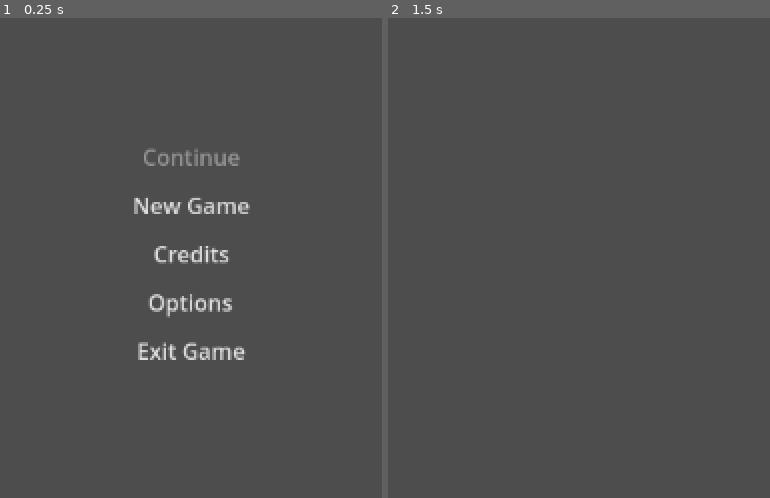
Above: before the commit, frames 1-2 (left to right).
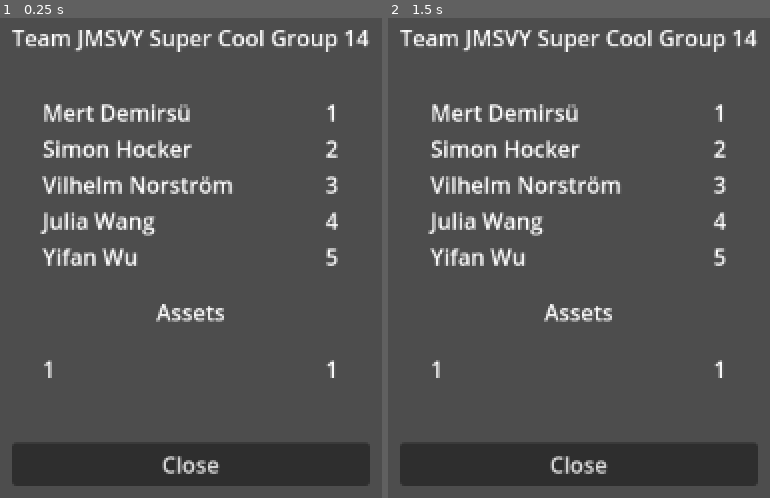
Above: after the commit, the same moments.

Repository: JMSVY-Super-Cool-Group-14/Dye-Chromatic
Game: Godot game, scene res://scenes/main.tscn
Same seed, same stepped clock (60 frames per second), same inputs: the game is played once before the commit and once after it.
Inputs (mouse positions are in pixels of both pictures, inside the frame that each line leads up to):
- Up to frame 1 (0.25 s): no input
- Up to frame 2 (1.5 s): click (579, 253) at 0.5 s, where only the run before the commit has a clickable "Credits"; tap Enter at 1.25 s; move the mouse to (outside the picture) at 1.27 s; hold D (move_right) from 1.28 s (still down); hold F (melee_attack) from 1.28 s (still down)

The runs differ from the first frame. In frame 1, 16% of the frame differs, in the area x 3-97%, y 2-98%; in frame 2, 14%.

Commit message:
Add more to main

Diff:
--- a/src/codeandweb.texturepacker/codeandweb.texturepacker_importer.gd
+++ /dev/null
@@ -1,39 +0,0 @@
-# The MIT License (MIT)
-#
-# Copyright (c) 2018 Andreas Loew / CodeAndWeb GmbH www.codeandweb.com
-#
-# Permission is hereby granted, free of charge, to any person obtaining a copy
-# of this software and associated documentation files (the "Software"), to deal
-# in the Software without restriction, including without limitation the rights
-# to use, copy, modify, merge, publish, distribute, sublicense, and/or sell
-# copies of the Software, and to permit persons to whom the Software is
-# furnished to do so, subject to the following conditions:
-#
-# The above copyright notice and this permission notice shall be included in all
-# copies or substantial portions of the Software.
-#
-# THE SOFTWARE IS PROVIDED "AS IS", WITHOUT WARRANTY OF ANY KIND, EXPRESS OR
-# IMPLIED, INCLUDING BUT NOT LIMITED TO THE WARRANTIES OF MERCHANTABILITY,
-# FITNESS FOR A PARTICULAR PURPOSE AND NONINFRINGEMENT. IN NO EVENT SHALL THE
-# AUTHORS OR COPYRIGHT HOLDERS BE LIABLE FOR ANY CLAIM, DAMAGES OR OTHER
-# LIABILITY, WHETHER IN AN ACTION OF CONTRACT, TORT OR OTHERWISE, ARISING FROM,
-# OUT OF OR IN CONNECTION WITH THE SOFTWARE OR THE USE OR OTHER DEALINGS IN THE
-# SOFTWARE.
-
-@tool
-extends EditorPlugin
-
-var import_plugin_spritesheet = null
-
-func get_name():
-	return "TexturePacker Importer"
-
-
-func _enter_tree():
-	import_plugin_spritesheet = preload("res://addons/codeandweb.texturepacker/texturepacker_import_spritesheet.gd").new()
-	add_import_plugin(import_plugin_spritesheet)
-
-
-func _exit_tree():
-	remove_import_plugin(import_plugin_spritesheet)
-	import_plugin_spritesheet = null
--- a/src/codeandweb.texturepacker/plugin.cfg
+++ /dev/null
@@ -1,8 +0,0 @@
-config_version=3
-[plugin]
-
-name="TexturePacker Importer"
-description="Importer for sprite sheets created using TexturePacker"
-version="4.1.0"
-author="Andreas Loew / CodeAndWeb GmbH"
-script="codeandweb.texturepacker_importer.gd"
--- a/src/codeandweb.texturepacker/texturepacker_import_spritesheet.gd
+++ /dev/null
@@ -1,144 +0,0 @@
-# The MIT License (MIT)
-#
-# Copyright (c) 2018 Andreas Loew / CodeAndWeb GmbH www.codeandweb.com
-#
-# Permission is hereby granted, free of charge, to any person obtaining a copy
-# of this software and associated documentation files (the "Software"), to deal
-# in the Software without restriction, including without limitation the rights
-# to use, copy, modify, merge, publish, distribute, sublicense, and/or sell
-# copies of the Software, and to permit persons to whom the Software is
-# furnished to do so, subject to the following conditions:
-#
-# The above copyright notice and this permission notice shall be included in all
-# copies or substantial portions of the Software.
-#
-# THE SOFTWARE IS PROVIDED "AS IS", WITHOUT WARRANTY OF ANY KIND, EXPRESS OR
-# IMPLIED, INCLUDING BUT NOT LIMITED TO THE WARRANTIES OF MERCHANTABILITY,
-# FITNESS FOR A PARTICULAR PURPOSE AND NONINFRINGEMENT. IN NO EVENT SHALL THE
-# AUTHORS OR COPYRIGHT HOLDERS BE LIABLE FOR ANY CLAIM, DAMAGES OR OTHER
-# LIABILITY, WHETHER IN AN ACTION OF CONTRACT, TORT OR OTHERWISE, ARISING FROM,
-# OUT OF OR IN CONNECTION WITH THE SOFTWARE OR THE USE OR OTHER DEALINGS IN THE
-# SOFTWARE.
-
-@tool
-extends EditorImportPlugin
-
-
-enum Preset { PRESET_DEFAULT }
-
-
-func _get_importer_name():
-	return "codeandweb.texturepacker_import_spritesheet"
-
-
-func _get_visible_name():
-	return "SpriteSheet from TexturePacker"
-
-
-func _get_recognized_extensions():
-	return ["tpsheet"]
-
-
-func _get_save_extension():
-	return "res"
-
-
-func _get_resource_type():
-	return "Resource"
-
-
-func _get_preset_count():
-	return Preset.size()
-
-
-func _get_preset_name(preset):
-	match preset:
-		Preset.PRESET_DEFAULT: return "Default"
-
-
-func _get_import_options(path, preset_index):
-	return []
-
-
-func _get_option_visibility(path, option_name, options):
-	return true
-
-
-func _get_import_order():
-	return 200
-
-func _get_priority():
-	return 1.0
-
-func _import(source_file, save_path, options, r_platform_variants, r_gen_files):
-	print("Importing sprite sheet from "+source_file);
-
-	var sheets = read_sprite_sheet(source_file)
-	if not sheets:
-		return ERR_PARSE_ERROR
-
-	var sheetFolder = source_file.get_basename()+".sprites"
-	create_folder(sheetFolder)
-
-	for sheet in sheets.textures:
-		var sheetFile = source_file.get_base_dir()+"/"+sheet.image
-		var image = ResourceLoader.load(sheetFile, "ImageTexture")
-		if not image:
-			printerr("Failed to load image file: " + sheetFile)
-			return ERR_FILE_NOT_FOUND
-
-		create_atlas_textures(sheetFolder, sheet, image, r_gen_files)
-
-	return ResourceSaver.save(Resource.new(), "%s.%s" % [save_path, _get_save_extension()])
-
-
-func create_folder(folder):
-	var dir := DirAccess.open("res://")
-	if !dir.dir_exists(folder):
-		if dir.make_dir_recursive(folder) != OK:
-			printerr("Failed to create folder: " + folder)
-
-
-func create_atlas_textures(sheetFolder, sheet, image, r_gen_files):
-	for sprite in sheet.sprites:
-		if !create_atlas_texture(sheetFolder, sprite, image, r_gen_files):
-			return false
-	return true
-
-
-func create_atlas_texture(sheetFolder, sprite, image, r_gen_files):
-	var name = sheetFolder+"/"+sprite.filename.get_basename()+".tres"
-	var texture
-	if ResourceLoader.exists(name, "AtlasTexture"):
-		texture = ResourceLoader.load(name, "AtlasTexture")
-	else:
-		texture = AtlasTexture.new()
-
-	texture.atlas = image
-	texture.region = Rect2(sprite.region.x, sprite.region.y, sprite.region.w, sprite.region.h)
-	texture.margin = Rect2(sprite.margin.x, sprite.margin.y, sprite.margin.w, sprite.margin.h)
-	r_gen_files.push_back(name)
-	return save_resource(name, texture)
-
-
-func save_resource(name, texture):
-	create_folder(name.get_base_dir())
-
-	var status = ResourceSaver.save(texture, name)
-	if status != OK:
-		printerr("Failed to save resource "+name)
-		return false
-	return true
-
-
-func read_sprite_sheet(fileName):
-	var file = FileAccess.open(fileName, FileAccess.READ)
-	if not file:
-		printerr("Failed to load "+fileName)
-		return null
-
-	var text = file.get_as_text()
-	var dict = JSON.parse_string(text)
-	if dict == null:
-		printerr("Invalid json data in "+fileName)
-	return dict
--- a/src/scenes/game.tscn
+++ b/src/scenes/game.tscn
@@ -6,6 +6,7 @@
 [ext_resource type="PackedScene" uid="uid://cudnkh4q0wqm2" path="res://scenes/Slime.tscn" id="2_h5rq2"]
 [ext_resource type="PackedScene" uid="uid://b8sokesd0rypv" path="res://scenes/player.tscn" id="2_mpbna"]
 [ext_resource type="Script" path="res://scripts/StateMachine/startState.gd" id="3_6d48n"]
+[ext_resource type="Texture2D" uid="uid://dak3ear334dhd" path="res://assets/levels/hub.png" id="4_yusat"]
 
 [sub_resource type="TileSetAtlasSource" id="TileSetAtlasSource_2dm3c"]
 texture = ExtResource("1_ihwfy")
@@ -89,7 +90,21 @@
 [node name="Start" type="Node" parent="FiniteStateMachine"]
 script = ExtResource("3_6d48n")
 
+[node name="Background" type="TextureRect" parent="."]
+anchors_preset = 8
+anchor_left = 0.5
+anchor_top = 0.5
+anchor_right = 0.5
+anchor_bottom = 0.5
+offset_right = 2048.0
+offset_bottom = 2048.0
+grow_horizontal = 2
+grow_vertical = 2
+scale = Vector2(0.4, 0.4)
+texture = ExtResource("4_yusat")
+
 [node name="TileMap" type="TileMap" parent="."]
+visible = false
 z_index = -1
 position = Vector2(193, 127)
 tile_set = SubResource("TileSet_ddfwl")
@@ -102,5 +117,6 @@
 scale = Vector2(0.4, 0.4)
 
 [node name="Slime" parent="." instance=ExtResource("2_h5rq2")]
+z_index = 1
 position = Vector2(198, 134)
 scale = Vector2(1, 1)
--- a/src/scenes/main.tscn
+++ b/src/scenes/main.tscn
@@ -30,33 +30,33 @@
 size_flags_vertical = 3
 
 [node name="Buttons" type="VBoxContainer" parent="Center"]
+visible = false
 layout_mode = 2
+
+[node name="Title" type="Label" parent="Center/Buttons"]
+layout_mode = 2
+text = "Dye-Chromatic"
 
 [node name="Continue" type="Button" parent="Center/Buttons"]
 layout_mode = 2
 disabled = true
 text = "Continue"
-flat = true
 
 [node name="NewGame" type="Button" parent="Center/Buttons"]
 layout_mode = 2
 text = "New Game"
-flat = true
 
 [node name="Credits" type="Button" parent="Center/Buttons"]
 layout_mode = 2
 text = "Credits"
-flat = true
 
 [node name="Options" type="Button" parent="Center/Buttons"]
 layout_mode = 2
 text = "Options"
-flat = true
 
 [node name="ExitGame" type="Button" parent="Center/Buttons"]
 layout_mode = 2
 text = "Exit Game"
-flat = true
 
 [node name="Options" type="VBoxContainer" parent="Center"]
 visible = false
@@ -67,8 +67,65 @@
 text = "Close"
 
 [node name="Credits" type="VBoxContainer" parent="Center"]
-visible = false
 layout_mode = 2
+
+[node name="VScrollBar" type="ScrollContainer" parent="Center/Credits"]
+custom_minimum_size = Vector2(0, 300)
+layout_mode = 2
+horizontal_scroll_mode = 0
+vertical_scroll_mode = 3
+
+[node name="VBoxContainer" type="VBoxContainer" parent="Center/Credits/VScrollBar"]
+layout_mode = 2
+
+[node name="Team" type="Label" parent="Center/Credits/VScrollBar/VBoxContainer"]
+custom_minimum_size = Vector2(0, 50)
+layout_mode = 2
+text = "Team JMSVY Super Cool Group 14"
+horizontal_alignment = 1
+
+[node name="Members" type="HBoxContainer" parent="Center/Credits/VScrollBar/VBoxContainer"]
+layout_mode = 2
+alignment = 1
+
+[node name="Name" type="Label" parent="Center/Credits/VScrollBar/VBoxContainer/Members"]
+custom_minimum_size = Vector2(200, 0)
+layout_mode = 2
+text = "Mert Demirsü
+Simon Hocker
+Vilhelm Norström
+Julia Wang
+Yifan Wu
+"
+
+[node name="Role" type="Label" parent="Center/Credits/VScrollBar/VBoxContainer/Members"]
+layout_mode = 2
+text = "1
+2
+3
+4
+5"
+
+[node name="Assets" type="Label" parent="Center/Credits/VScrollBar/VBoxContainer"]
+custom_minimum_size = Vector2(0, 50)
+layout_mode = 2
+text = "Assets"
+horizontal_alignment = 1
+vertical_alignment = 1
+
+[node name="AssetList" type="HBoxContainer" parent="Center/Credits/VScrollBar/VBoxContainer"]
+layout_mode = 2
+alignment = 1
+
+[node name="Name" type="Label" parent="Center/Credits/VScrollBar/VBoxContainer/AssetList"]
+custom_minimum_size = Vector2(200, 0)
+layout_mode = 2
+text = "1"
+
+[node name="Link" type="Label" parent="Center/Credits/VScrollBar/VBoxContainer/AssetList"]
+layout_mode = 2
+text = "1
+"
 
 [node name="Close" type="Button" parent="Center/Credits"]
 layout_mode = 2
@@ -84,4 +141,6 @@
 [connection signal="mouse_entered" from="Center/Buttons/ExitGame" to="." method="_on_mouse_entered"]
 [connection signal="pressed" from="Center/Buttons/ExitGame" to="." method="_on_exit_game_pressed"]
 [connection signal="mouse_entered" from="Center/Options/Close" to="." method="_on_mouse_entered"]
+[connection signal="pressed" from="Center/Options/Close" to="." method="_close_screens"]
 [connection signal="mouse_entered" from="Center/Credits/Close" to="." method="_on_mouse_entered"]
+[connection signal="pressed" from="Center/Credits/Close" to="." method="_close_screens"]
--- a/src/scenes/player.tscn
+++ b/src/scenes/player.tscn
@@ -90,6 +90,21 @@
 "name": &"melee_up",
 "speed": 5.0
 }, {
+"frames": [],
+"loop": true,
+"name": &"proj_down",
+"speed": 5.0
+}, {
+"frames": [],
+"loop": true,
+"name": &"proj_right",
+"speed": 5.0
+}, {
+"frames": [],
+"loop": true,
+"name": &"proj_up",
+"speed": 5.0
+}, {
 "frames": [{
 "duration": 1.0,
 "texture": ExtResource("12_f2ly6")
@@ -178,9 +193,8 @@
 [node name="AnimatedSprite2D" type="AnimatedSprite2D" parent="."]
 scale = Vector2(0.3, 0.3)
 sprite_frames = SubResource("SpriteFrames_bgi2u")
-animation = &"melee_up"
+animation = &"proj_right"
 autoplay = "idle"
-frame_progress = 0.272254
 script = ExtResource("33_2xkte")
 
 [node name="CollisionShape2D" type="CollisionShape2D" parent="."]
--- a/src/scripts/main.gd
+++ b/src/scripts/main.gd
@@ -27,12 +27,12 @@
 func _close_screens():
 	options.visible = false
 	credits.visible = false
-	visible = true
+	buttons.visible = true
 
 func _on_credits_pressed():
 	credits.visible = true
-	visible = false
+	buttons.visible = false
 
 func _on_options_pressed():
 	options.visible = true
-	visible = false
+	buttons.visible = false
Renamed: src/assets/default_bus_layout.tres -> src/assets/audio/default_bus_layout.tres
Binary file added: src/assets/levels/hub.png
Not shown: 1 places in src/scenes/game.tscn that only renumber resources
